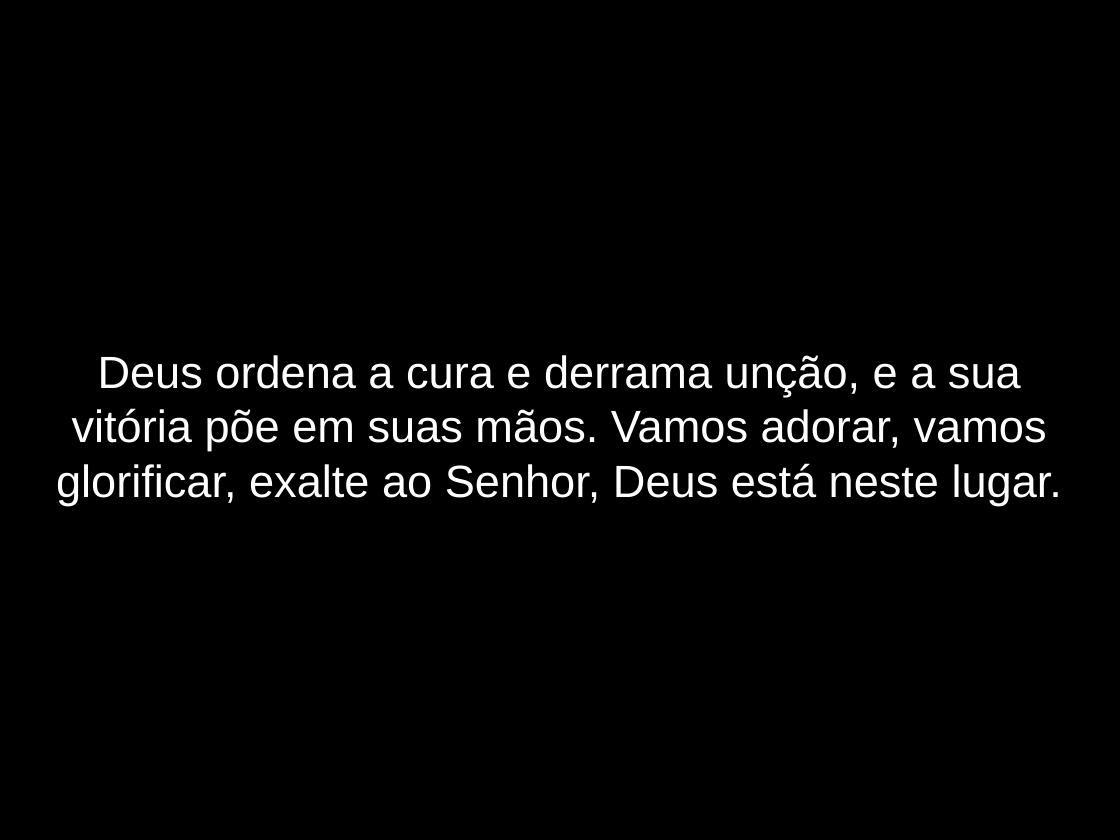
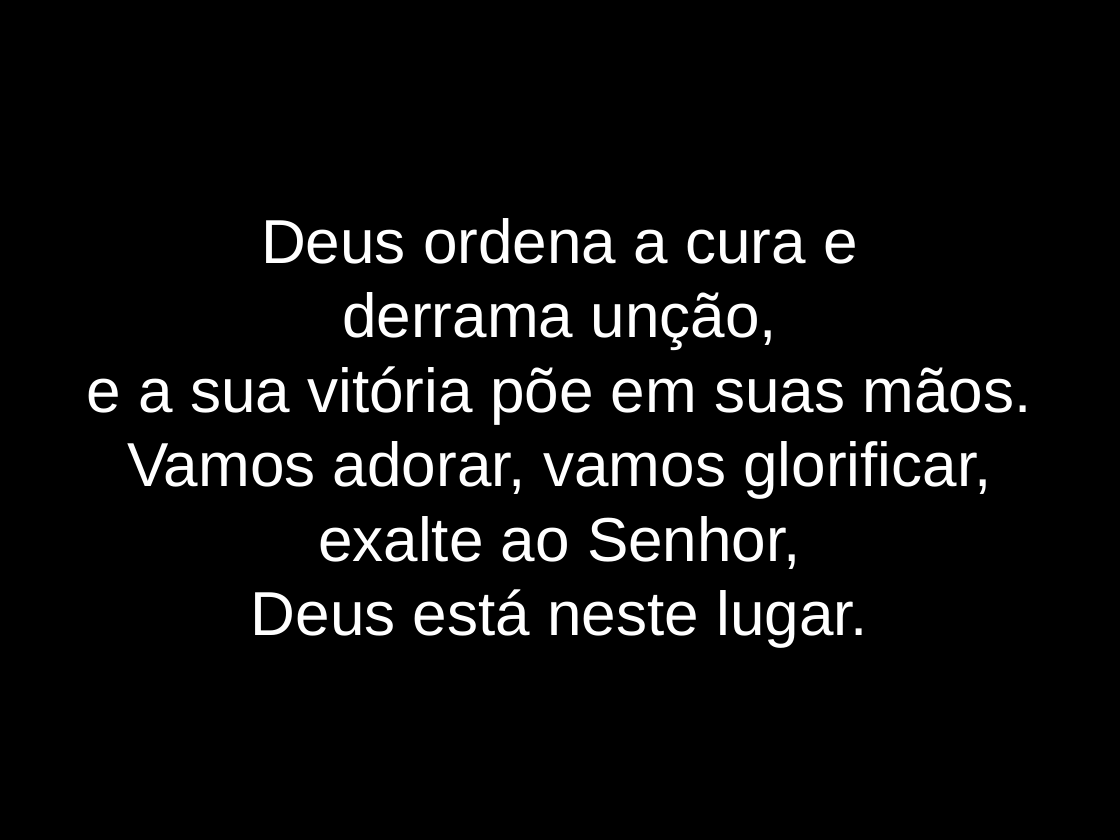
Before and after one commit to lazaroness/ChurchFiles, a slide deck: slide 6 of elshaday/LetrasApresentacao/DependemosDeDeus.odp. Drawn at 1120x840 pixels with LibreOffice and Linux fonts; fonts in the diff are those of the drawing. Boxes give left, top, right and bottom in pixels: in the first picture for what was removed or moved away, otherwise in the second. Text is boxed around its words. In the diff, an @@ line names an element or a change of style, - is before the commit and + after.

```diff
--- a/elshaday/LetrasApresentacao/DependemosDeDeus.odp
+++ b/elshaday/LetrasApresentacao/DependemosDeDeus.odp
@@ subtitle at (x1=87, y1=218, x2=1032, y2=647): text changed; size 32 to 44 pt @@
-Deus ordena a cura e derrama unção, e a sua vitória põe em suas mãos. Vamos adorar, vamos glorificar, exalte ao Senhor, Deus está neste lugar.
+Deus ordena a cura e
+derrama unção,
+e a sua vitória põe em suas mãos.
+Vamos adorar, vamos glorificar, exalte ao Senhor,
+Deus está neste lugar.
```
Also in this commit, not shown: 11 other slides changed, 3 slides removed.
